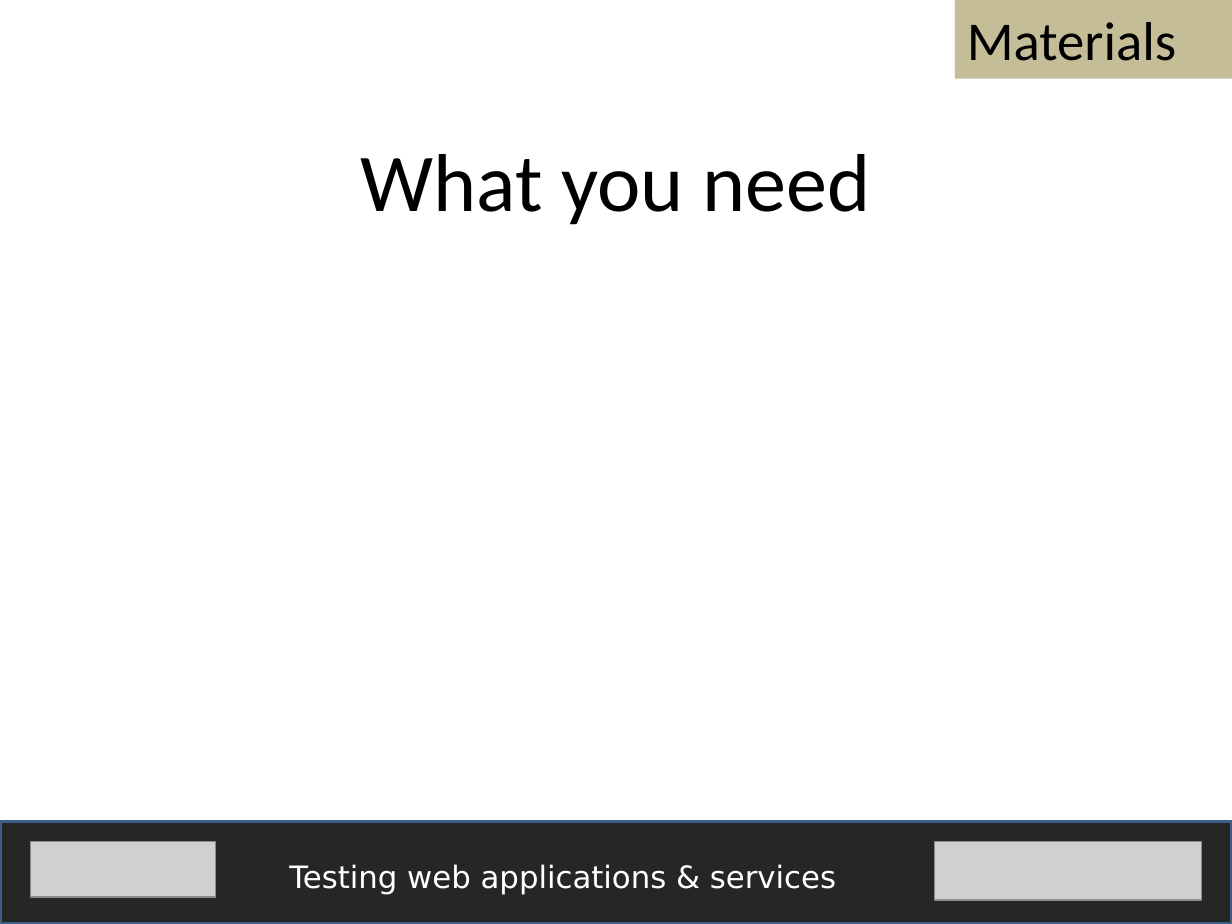
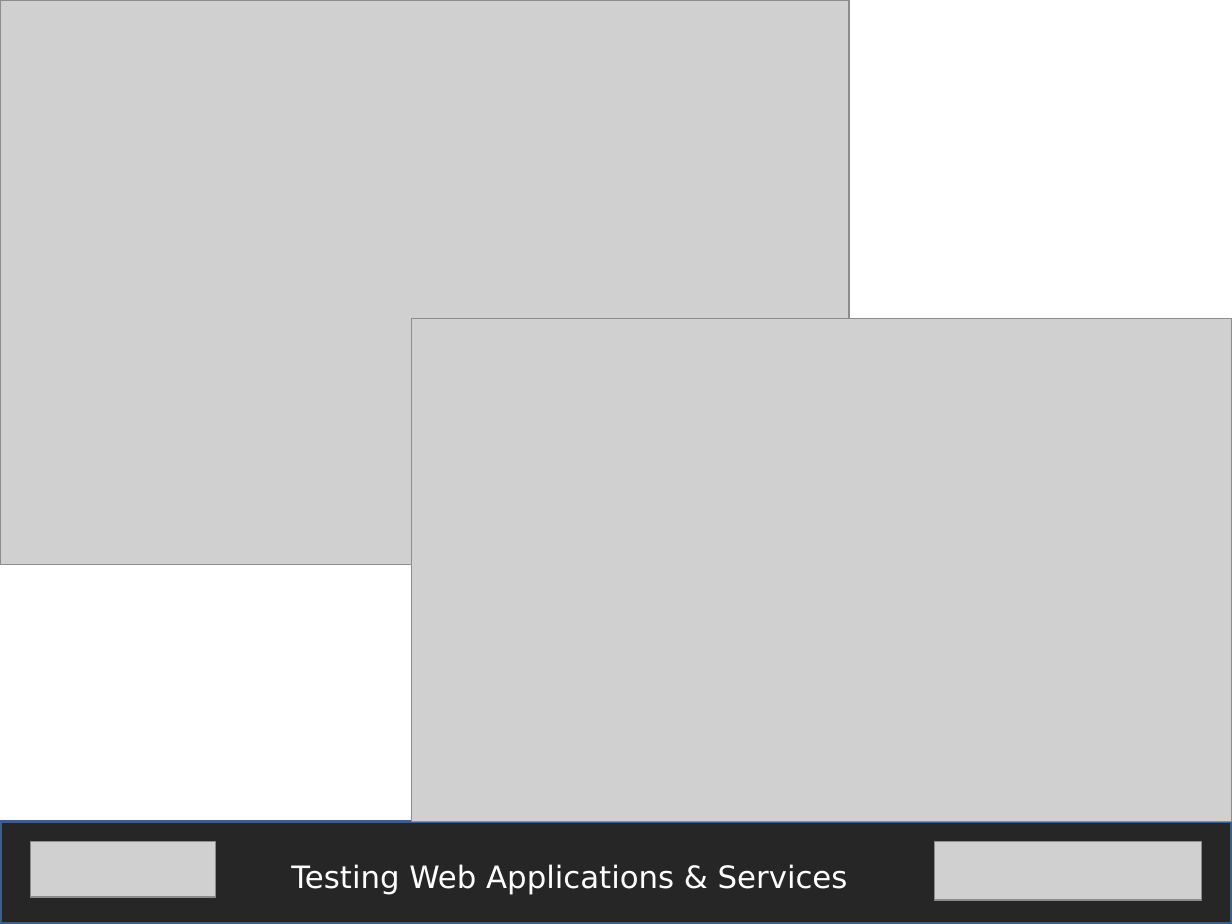
Before and after one commit to fijiaaron/testing-web-apps-and-services, a slide deck: slide 2 of presentations/Introduction.pptx (slide 8 before the commit). Drawn at 1232x924 pixels with LibreOffice and Linux fonts; fonts in the diff are those of the drawing; grey boxes stand for pictures. Boxes give left, top, right and bottom in pixels: in the first picture for what was removed or moved away, otherwise in the second. Text is boxed around its words. In the diff, an @@ line names an element or a change of style, - is before the commit and + after.

```diff
--- a/presentations/Introduction.pptx
+++ b/presentations/Introduction.pptx
@@ picture added at <box>0,0,849,564</box> @@
@@ rectangle removed at <box>955,0,1232,79</box> @@
-Materials
@@ text removed at <box>361,154,871,225</box> @@
-What you need
@@ picture added at <box>411,318,1232,821</box> @@
@@ text at <box>291,864,848,895</box>: text changed @@
-Testing web applications & services
+Testing Web Applications & Services
```
Also in this commit, not shown: 1 slide added, 5 other files.
